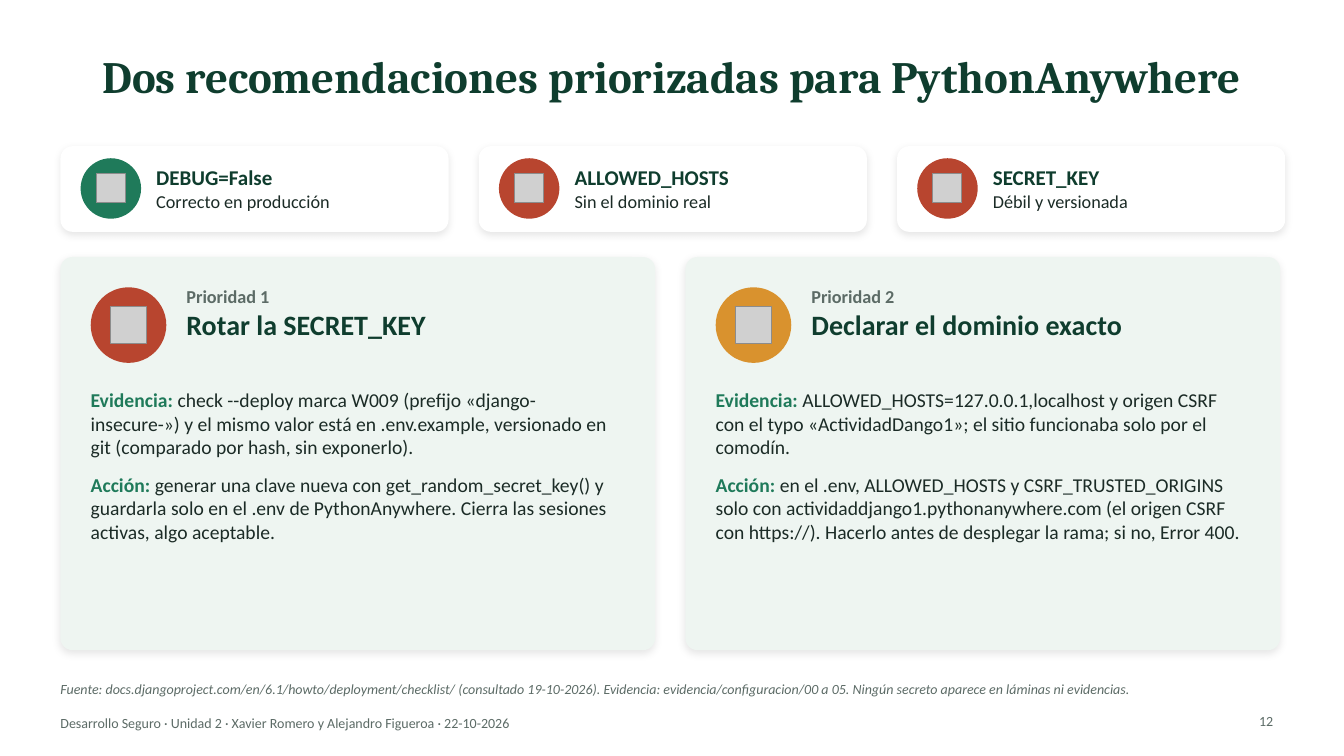
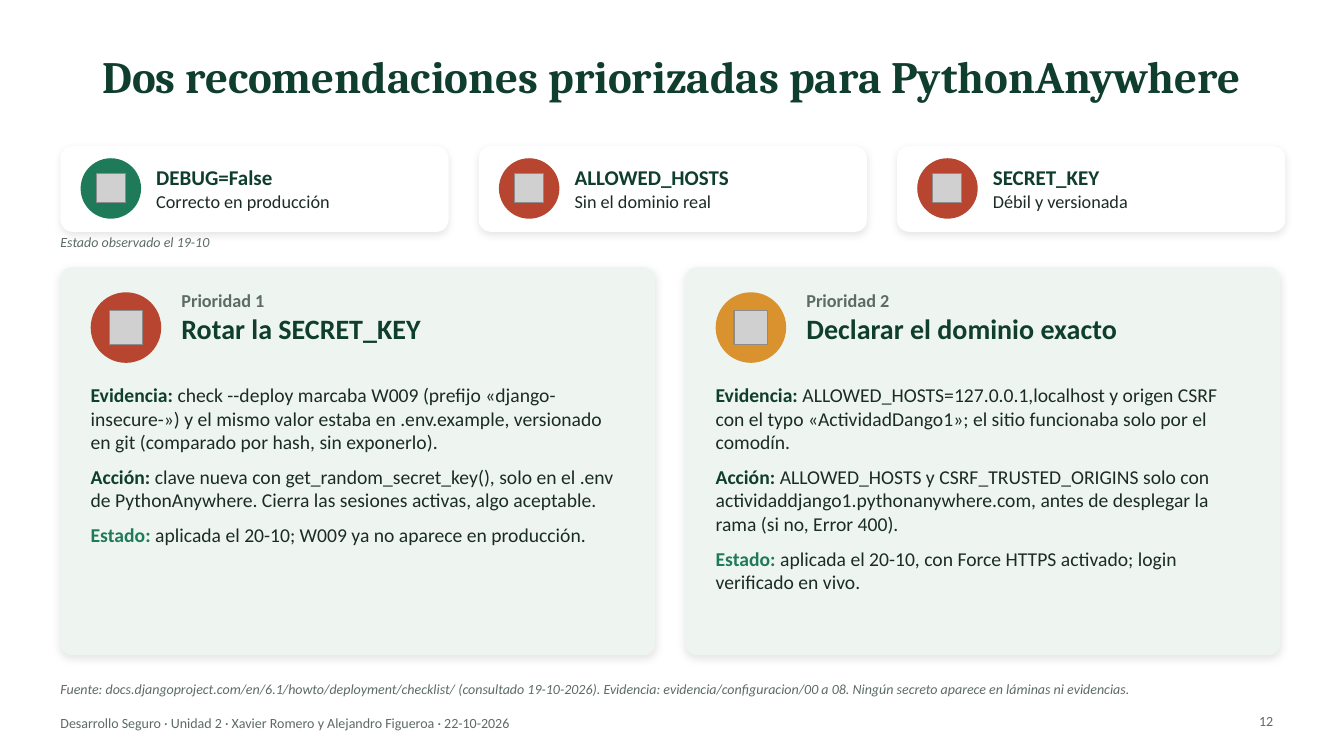
Before and after one commit to xaviiromf/desarrollo-seguro-10-09, a slide deck: slide 12 of evaluacion_u2/Presentacion_U2_Desarrollo_Seguro.pptx. Drawn at 1344x756 pixels with LibreOffice and Linux fonts; fonts in the diff are those of the drawing; grey boxes stand for pictures. Boxes give left, top, right and bottom in pixels: in the first picture for what was removed or moved away, otherwise in the second. Text is boxed around its words. In the diff, an @@ line names an element or a change of style, - is before the commit and + after.

Commit message:
docs: README with pre-push security checklist; update deck and evidence with production changes

```diff
--- a/evaluacion_u2/Presentacion_U2_Desarrollo_Seguro.pptx
+++ b/evaluacion_u2/Presentacion_U2_Desarrollo_Seguro.pptx
@@ text added at (60,237,210,247), 10 pt, text #5C6B66, italic @@
+Estado observado el 19-10
@@ rounded rectangle: place and size @@
-rounded rectangle at (60,257,655,650)
+rounded rectangle at (60,267,655,655)
@@ rounded rectangle: place and size @@
-rounded rectangle at (686,257,1280,650)
+rounded rectangle at (686,267,1280,655)
@@ ellipse: place and size @@
-ellipse at (91,287,166,363)
+ellipse at (91,292,161,363)
@@ text "Prioridad 1": place and size @@
-text "Prioridad 1" at (186,290,425,339)
+text "Prioridad 1" at (181,294,420,343)
@@ ellipse: place and size @@
-ellipse at (716,287,791,363)
+ellipse at (716,292,786,363)
@@ text "Prioridad 2": place and size @@
-text "Prioridad 2" at (811,290,1122,336)
+text "Prioridad 2" at (806,294,1117,340)
@@ picture: place and size @@
-picture at (110,307,146,343)
+picture at (109,311,143,345)
@@ picture: place and size @@
-picture at (735,307,771,343)
+picture at (734,311,768,345)
@@ text at (91,388,614,545): text changed @@
-Evidencia: check --deploy marca W009 (prefijo «django-insecure-») y el mismo valor está en .env.example, versionado en git (comparado por hash, sin exponerlo).
-Acción: generar una clave nueva con get_random_secret_key() y guardarla solo en el .env de PythonAnywhere. Cierra las sesiones activas, algo aceptable.
+Evidencia: check --deploy marcaba W009 (prefijo «django-insecure-») y el mismo valor estaba en .env.example, versionado en git (comparado por hash, sin exponerlo).
+Acción: clave nueva con get_random_secret_key(), solo en el .env de PythonAnywhere. Cierra las sesiones activas, algo aceptable.
+Estado: aplicada el 20-10; W009 ya no aparece en producción.
@@ text at (716,388,1217,449): text colour #1F7A5A to #0F3D2E in "Evidencia:" @@
@@ text at (716,470,1209,589): text changed @@
-Acción: en el .env, ALLOWED_HOSTS y CSRF_TRUSTED_ORIGINS solo con actividaddjango1.pythonanywhere.com (el origen CSRF con https://). Hacerlo antes de desplegar la rama; si no, Error 400.
+Acción: ALLOWED_HOSTS y CSRF_TRUSTED_ORIGINS solo con actividaddjango1.pythonanywhere.com, antes de desplegar la rama (si no, Error 400).
+Estado: aplicada el 20-10, con Force HTTPS activado; login verificado en vivo.
@@ text at (60,684,1129,697): text changed @@
-Fuente: docs.djangoproject.com/en/6.1/howto/deployment/checklist/ (consultado 19-10-2026). Evidencia: evidencia/configuracion/00 a 05. Ningún secreto aparece en láminas ni evidencias.
+Fuente: docs.djangoproject.com/en/6.1/howto/deployment/checklist/ (consultado 19-10-2026). Evidencia: evidencia/configuracion/00 a 08. Ningún secreto aparece en láminas ni evidencias.
```
Also in this commit, not shown: 12 other slides changed, 10 other files.
